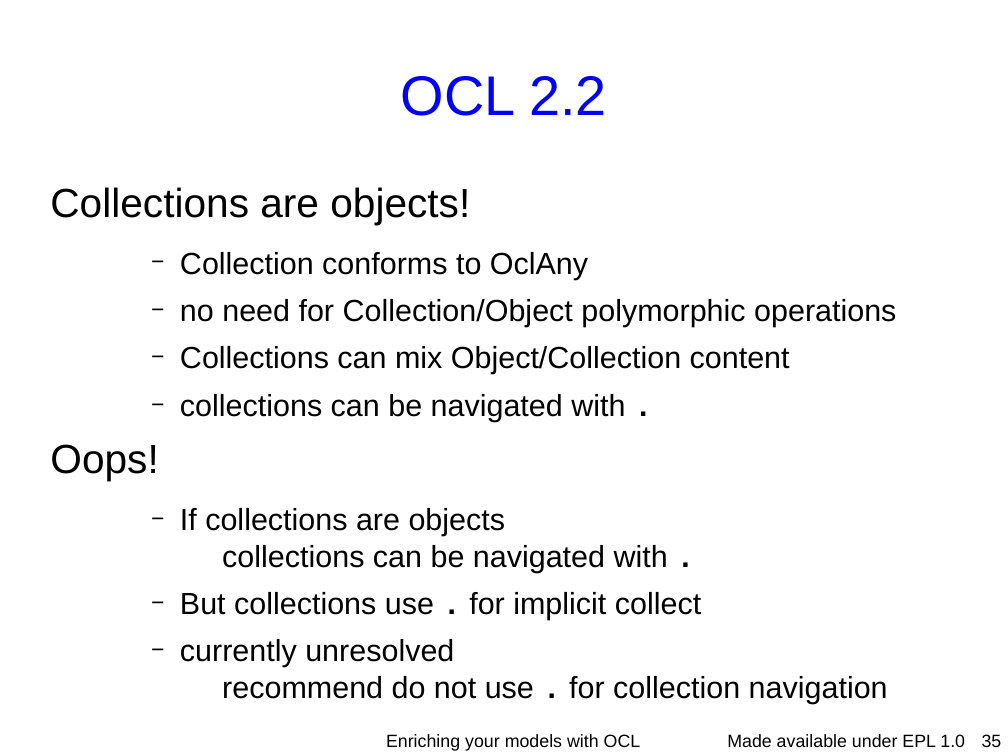
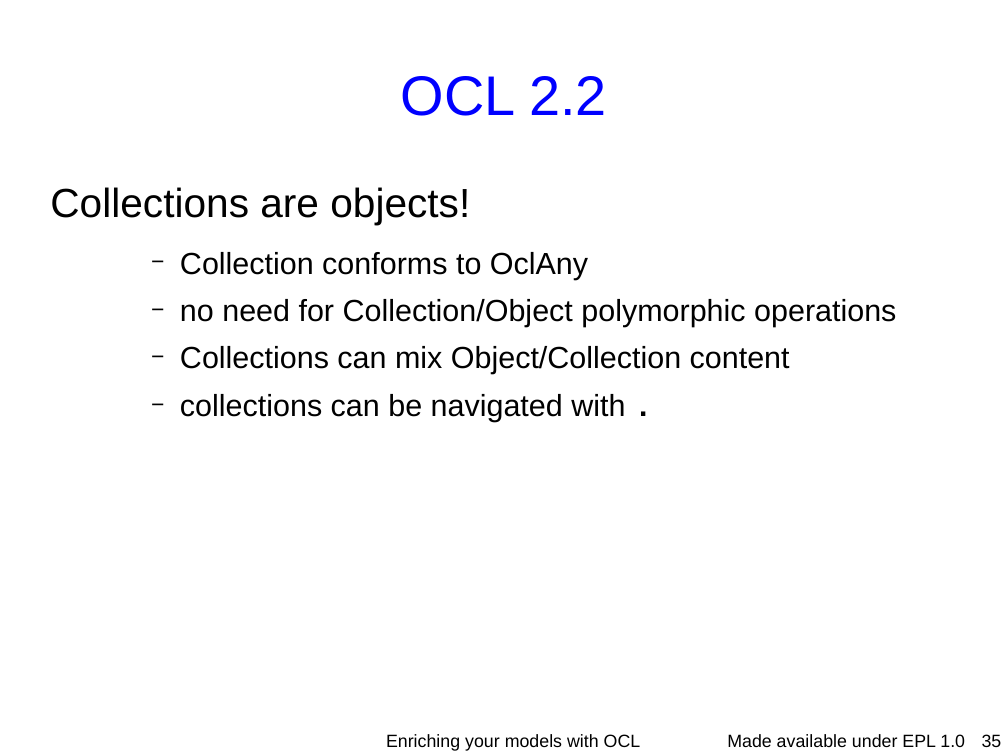
Before and after one commit to eclipse-ocl/ocl-website, a slide deck: slide 35 of ocl/docs/publications/ESE2010LongTalk/EnrichingWithOCL.odp. Drawn at 1008x756 pixels with LibreOffice and Linux fonts; fonts in the diff are those of the drawing; background and template pictures are left out. Boxes give left, top, right and bottom in pixels: in the first picture for what was removed or moved away, otherwise in the second. Text is boxed around its words. In the diff, an @@ line names an element or a change of style, - is before the commit and + after.

```diff
--- a/ocl/docs/publications/ESE2010LongTalk/EnrichingWithOCL.odp
+++ b/ocl/docs/publications/ESE2010LongTalk/EnrichingWithOCL.odp
@@ text at [50,444,888,704]: paragraphs removed @@
-Oops!
-    − If collections are objects
-      collections can be navigated with .
-    − But collections use . for implicit collect
-    − currently unresolved
-      recommend do not use . for collection navigation
```
Also in this commit, not shown: 16 other slides changed, 3 slides removed.
